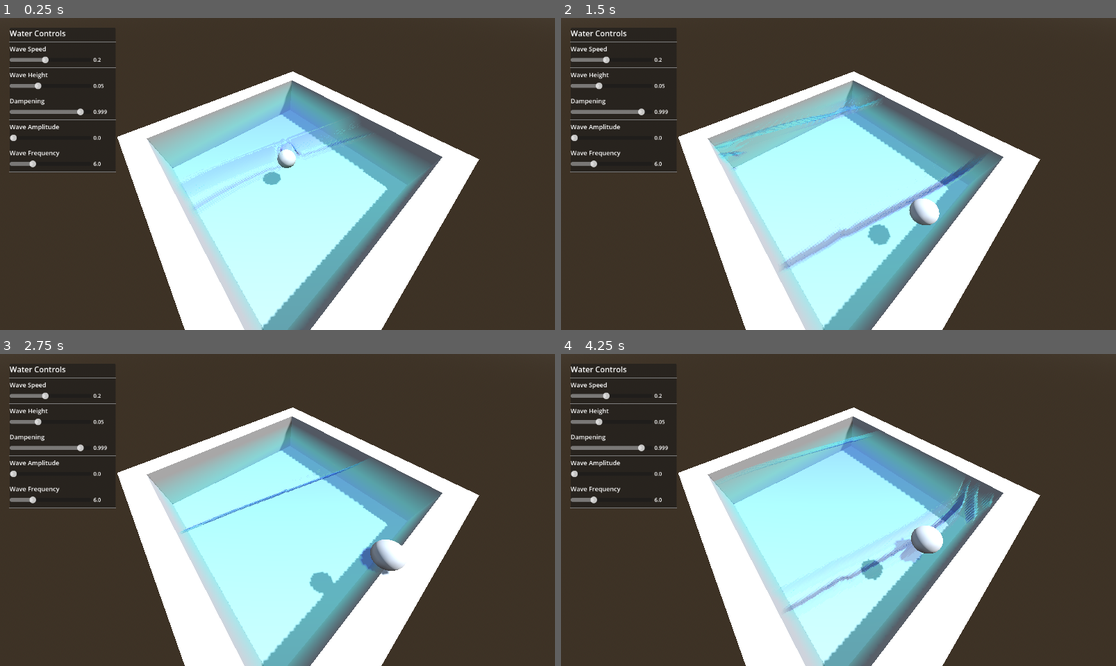
Above: before the commit, frames 1-4 (two rows, left to right).
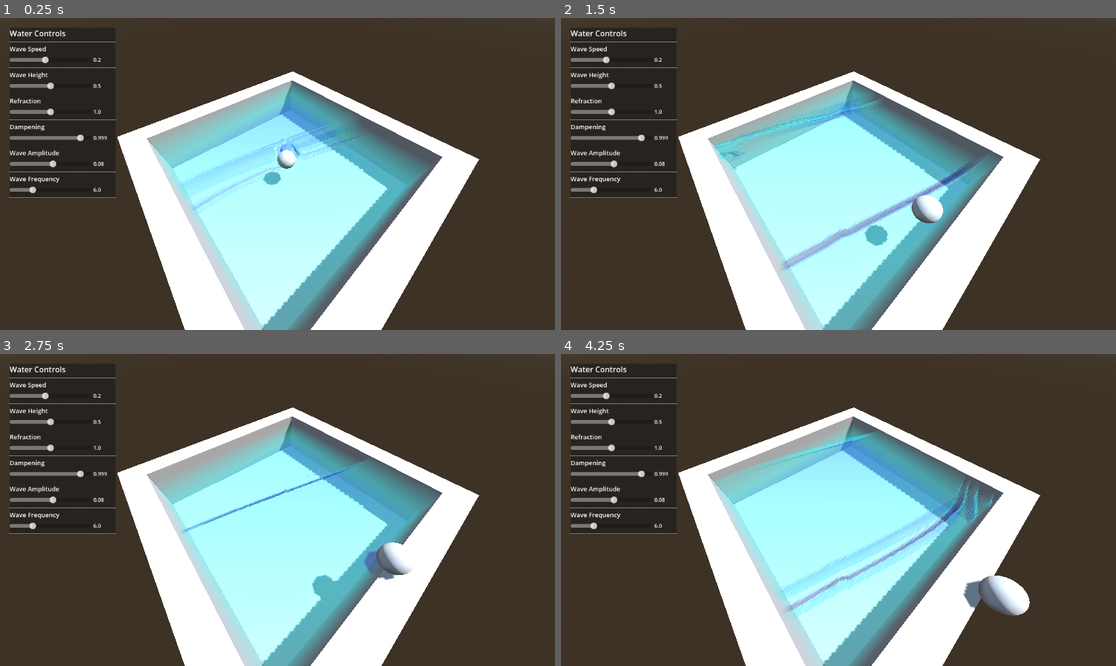
Above: after the commit, the same moments.

Repository: ColinNeary/WaterDemo
Game: Godot game, scene res://Scenes/main.tscn
The game is run twice, just before and just after one commit, with the same random seed, the same clock (stepped at 60 frames per second) and the same inputs.
Inputs (mouse positions are in pixels of both pictures, inside the frame that each line leads up to):
- Up to frame 1 (0.25 s): no input
- Up to frame 2 (1.5 s): move the mouse to (960, 158) at 0.52 s; hold D (move_right) 0.53-1.25 s; tap Space (jump) at 0.6, 0.77, 1.07 s; click (960, 158) at 0.67 s; drag from (727, 189) to (810, 236) at 1.27 s
- Up to frame 3 (2.75 s): move the mouse to (333, 441) at 2.02 s; hold D (move_right) from 2.03 s (still down); tap Space (jump) at 2.1 s
- Up to frame 4 (4.25 s): release D (move_right) at 2.75 s; drag from (810, 572) to (672, 463) at 2.77 s; move the mouse to (1005, 556) at 3.52 s; hold A (move_left) from 3.53 s (still down); tap Space (jump) at 3.6, 3.77, 4.07 s

The runs differ from the first frame. In frame 1, 1.3% of the frame differs, in the area x 1-65%, y 20-63%; in frame 2, 2.0%; in frame 3, 1.6%; in frame 4, 4.5%, in the area x 1-85%, y 20-85%.

Commit message:
fixed couple things

Diff:
--- a/Scenes/Water/water.gd
+++ b/Scenes/Water/water.gd
@@ -21,16 +21,15 @@
 	time += delta
 	material.set_shader_parameter("wave_time", time)
 
-# Takes in a 3D world position and outputs the water level at that coordinate
-# Attempts to copy the existing sine wave injection code in simulate.gdshader
-# TODO: Not working as intended
+const MESH_SIZE := 12.0
+
+# Returns the water surface Y at a given world XZ position.
+# Mirrors the sine wave injection in simulation.gdshader exactly.
 func get_height(world_position: Vector3) -> float:
-	# Convert world position to UV-like coordinates
-	var uv_x = wrapf(world_position.x + time * wave_speed, 0, 1)
-	var uv_y = wrapf(world_position.z + time * wave_speed, 0, 1)
+	var uv_x := world_position.x / MESH_SIZE + 0.5
+	var uv_y := world_position.z / MESH_SIZE + 0.5
 
-
-	var wave1 = sin(uv_x * wave_frequency + time * wave_speed) * wave_amplitude
-	var wave2 = sin((uv_x * 0.7 + uv_y * 0.7) * wave_frequency * 0.8 + time * wave_speed * 0.9) * wave_amplitude * 0.6
+	var wave1 := sin(uv_x * wave_frequency + time * wave_speed) * wave_amplitude
+	var wave2 := sin((uv_x * 0.7 + uv_y * 0.7) * wave_frequency * 0.8 + time * wave_speed * 0.9) * wave_amplitude * 0.6
 
 	return global_position.y + wave1 + wave2
--- a/Scenes/main.gd
+++ b/Scenes/main.gd
@@ -1,22 +1,31 @@
 extends Node3D
 
+var _underwater_mat: ShaderMaterial
+
 func _ready():
-	# Step 1: Remove the water_surface.gdshader override so the original
-	# VisualShader (main.tres) on the PlaneMesh is used instead
-	$Water.set_surface_override_material(0, null)
+	var sim_tex = $Simulation.get_texture()
+	var col_tex = $Collision.get_texture()
 
-	# Step 2: Get the SubViewport output textures
-	var sim_tex = $Simulation.get_texture()  # wave height field output
-	var col_tex = $Collision.get_texture()   # ball position for collision
-
-	# Step 3: Wire the simulation shader feedback loop
-	# sim_tex feeds back into itself (previous frame → current frame)
-	# col_tex tells the shader where the ball is touching water
+	# Wire simulation feedback loop
 	var sim_mat = $Simulation/ColorRect.material as ShaderMaterial
 	sim_mat.set_shader_parameter("sim_tex", sim_tex)
 	sim_mat.set_shader_parameter("col_tex", col_tex)
 
-	# Step 4: Pass the simulation output to the water surface VisualShader
-	# This uses the original main.tres shader (inside the PlaneMesh material)
+	# Use the existing main.tres material — simulation is already wired in Water.tscn
+	# Re-affirm here in case the viewport path needs a runtime push
 	var water_mat = $Water.mesh.surface_get_material(0) as ShaderMaterial
-	water_mat.set_shader_parameter("simulation", sim_tex)
+	if water_mat:
+		water_mat.set_shader_parameter("simulation", sim_tex)
+
+	# PostProcess underwater effect (optional — safe if node missing)
+	var effect = get_node_or_null("PostProcess/UnderwaterEffect")
+	if effect != null:
+		effect.set_anchors_and_offsets_preset(Control.PRESET_FULL_RECT)
+		_underwater_mat = effect.material
+
+func _process(_delta):
+	if _underwater_mat == null:
+		return
+	var cam = get_node("Main Camera")
+	var intensity = clamp(($Water.global_position.y - cam.global_position.y) / 2.0, 0.0, 1.0)
+	_underwater_mat.set_shader_parameter("intensity", intensity)
--- a/Scenes/main.tres
+++ b/Scenes/main.tres
@@ -49,6 +49,11 @@
 
 [sub_resource type="VisualShaderNodeFloatConstant" id="VisualShaderNodeFloatConstant_bqqry"]
 constant = 0.9
+
+[sub_resource type="VisualShaderNodeFloatConstant" id="VisualShaderNodeFloatConstant_uolrr"]
+constant = 0.05
+
+[sub_resource type="VisualShaderNodeFloatConstant" id="VisualShaderNodeFloatConstant_skewb"]
 
 [sub_resource type="VisualShaderNodeTexture2DParameter" id="VisualShaderNodeTexture2DParameter_skewb"]
 parameter_name = "simulation"
@@ -171,4 +176,8 @@
 nodes/fragment/20/position = Vector2(13.333333, 26.666666)
 nodes/fragment/22/node = SubResource("VisualShaderNodeFloatConstant_bqqry")
 nodes/fragment/22/position = Vector2(160, 840)
-nodes/fragment/connections = PackedInt32Array(7, 0, 6, 0, 6, 0, 8, 0, 8, 0, 0, 1, 9, 0, 6, 1, 10, 0, 12, 0, 11, 0, 12, 1, 6, 0, 12, 2, 4, 0, 13, 0, 13, 0, 0, 8, 13, 0, 15, 0, 14, 0, 15, 1, 15, 0, 16, 1, 17, 0, 16, 0, 16, 0, 18, 0, 20, 0, 19, 2, 19, 0, 0, 0, 12, 0, 19, 1, 18, 0, 19, 0, 22, 0, 0, 4)
+nodes/fragment/23/node = SubResource("VisualShaderNodeFloatConstant_uolrr")
+nodes/fragment/23/position = Vector2(40, 520)
+nodes/fragment/24/node = SubResource("VisualShaderNodeFloatConstant_skewb")
+nodes/fragment/24/position = Vector2(-100, 600)
+nodes/fragment/connections = PackedInt32Array(7, 0, 6, 0, 6, 0, 8, 0, 8, 0, 0, 1, 9, 0, 6, 1, 10, 0, 12, 0, 11, 0, 12, 1, 6, 0, 12, 2, 4, 0, 13, 0, 13, 0, 0, 8, 13, 0, 15, 0, 14, 0, 15, 1, 15, 0, 16, 1, 17, 0, 16, 0, 16, 0, 18, 0, 20, 0, 19, 2, 19, 0, 0, 0, 12, 0, 19, 1, 18, 0, 19, 0, 22, 0, 0, 4, 23, 0, 0, 3, 24, 0, 0, 2)
--- a/Scenes/main.tscn
+++ b/Scenes/main.tscn
@@ -6,6 +6,7 @@
 [ext_resource type="PackedScene" uid="uid://bc10pe7dc01y8" path="res://Scenes/Ball/Ball.tscn" id="4_6bp64"]
 [ext_resource type="Script" uid="uid://c55lok0ysoi0u" path="res://scripts/camera_controller.gd" id="4_jjvhh"]
 [ext_resource type="Script" uid="uid://bsrwpbb0c2xu7" path="res://scripts/ui_controller.gd" id="6_21xkr"]
+[ext_resource type="Shader" uid="uid://dsmb4cqccg7o5" path="res://Shaders/underwater_effect.gdshader" id="8_344ge"]
 
 [sub_resource type="ProceduralSkyMaterial" id="ProceduralSkyMaterial_bo1nx"]
 sky_horizon_color = Color(0.66224277, 0.6717428, 0.6867428, 1)
@@ -46,6 +47,10 @@
 
 [sub_resource type="Environment" id="Environment_bo1nx"]
 background_mode = 1
+
+[sub_resource type="ShaderMaterial" id="ShaderMaterial_344ge"]
+shader = ExtResource("8_344ge")
+shader_parameter/intensity = 0.0
 
 [node name="Main" type="Node3D" unique_id=1679696770]
 script = ExtResource("1_8gbba")
@@ -122,3 +127,14 @@
 
 [node name="UI" type="CanvasLayer" parent="." unique_id=833179456]
 script = ExtResource("6_21xkr")
+
+[node name="PostProcess" type="CanvasLayer" parent="." unique_id=762458825]
+layer = -1
+
+[node name="UnderwaterEffect" type="ColorRect" parent="PostProcess" unique_id=1752278586]
+material = SubResource("ShaderMaterial_344ge")
+anchors_preset = -1
+anchor_right = 0.9990001
+anchor_bottom = 1.0
+offset_right = 0.15185547
+offset_bottom = -2.0
--- /dev/null
+++ b/Shaders/underwater_effect.gdshader
@@ -0,0 +1,13 @@
+shader_type canvas_item;
+
+uniform sampler2D screen_texture : hint_screen_texture, repeat_disable, filter_linear;
+uniform float intensity : hint_range(0.0, 1.0) = 0.0;
+
+void fragment() {
+    vec2 uv = SCREEN_UV;
+    uv.x += sin(uv.y * 30.0 + TIME * 3.0) * 0.005 * intensity;
+    vec4 scene = texture(screen_texture, uv);
+    vec3 blue_tint = vec3(0.6, 0.85, 1.0);
+    scene.rgb = mix(scene.rgb, scene.rgb * blue_tint, intensity * 0.6);
+    COLOR = scene;
+}
--- a/Shaders/water_surface.gdshader
+++ b/Shaders/water_surface.gdshader
@@ -3,10 +3,11 @@
 
 // ── Textures ──────────────────────────────────────────────────────────────────
 uniform sampler2D simulation : hint_default_black, filter_linear_mipmap, repeat_enable;
+uniform sampler2D screen_texture : hint_screen_texture, repeat_disable, filter_linear_mipmap;
 
 // ── Wave tuning ───────────────────────────────────────────────────────────────
 uniform float wave_height    : hint_range(0.0, 2.0)  = 0.4;
-uniform float texel_size     : hint_range(0.0005, 0.01) = 0.002; // 1/514 ≈ 0.00195
+uniform float texel_size     : hint_range(0.0005, 0.02) = 0.008;
 
 // ── Water appearance ──────────────────────────────────────────────────────────
 uniform vec4  shallow_color  : source_color = vec4(0.05, 0.45, 0.65, 0.85);
@@ -14,7 +15,8 @@
 uniform float fresnel_power  : hint_range(1.0, 8.0)  = 4.0;
 uniform float roughness_val  : hint_range(0.0, 1.0)  = 0.08;
 uniform float specular_val   : hint_range(0.0, 1.0)  = 0.9;
-uniform float normal_strength: hint_range(0.0, 5.0)  = 2.0;
+uniform float normal_strength     : hint_range(0.0, 30.0) = 15.0;
+uniform float refraction_strength : hint_range(0.0, 0.1)  = 0.02;
 
 // ── Helper: sample height from sim texture ────────────────────────────────────
 float get_height(vec2 uv) {
@@ -53,7 +55,20 @@
     float NdotV  = clamp(dot(NORMAL, VIEW), 0.0, 1.0);
     float fresnel = pow(1.0 - NdotV, fresnel_power);
 
-    ALBEDO    = mix(shallow_color.rgb, deep_color.rgb, fresnel);
+    // Snell's Law refraction: air IOR 1.0 → water IOR 1.333
+    float eta = 1.0 / 1.333;
+    vec3 refracted = refract(-VIEW, NORMAL, eta);
+    vec2 refract_uv = clamp(SCREEN_UV + refracted.xz * refraction_strength, vec2(0.0), vec2(1.0));
+    vec4 refracted_scene = texture(screen_texture, refract_uv);
+
+    float h = get_height(UV);
+    vec3 water_color = mix(shallow_color.rgb, deep_color.rgb, fresnel);
+    // Brighten wave peaks so ripples read clearly regardless of lighting angle
+    water_color += vec3(h * 3.0);
+    // Tint the refraction with water color so it reads as water, not a clear window
+    vec3 tinted_refraction = refracted_scene.rgb * shallow_color.rgb * 2.5;
+    float see_through = (1.0 - fresnel) * 0.2;
+    ALBEDO    = mix(water_color, tinted_refraction, see_through);
     ROUGHNESS = roughness_val;
     SPECULAR  = specular_val;
     METALLIC  = 0.0;
--- a/scripts/ui_controller.gd
+++ b/scripts/ui_controller.gd
@@ -4,10 +4,9 @@
 var water_mat: ShaderMaterial
 
 func _ready():
-	sim_mat = get_node("../Simulation/ColorRect").material as ShaderMaterial
+	sim_mat   = get_node("../Simulation/ColorRect").material as ShaderMaterial
 	water_mat = get_node("../Water").mesh.surface_get_material(0) as ShaderMaterial
 
-	# Build the panel programmatically
 	var panel = PanelContainer.new()
 	panel.position = Vector2(20, 20)
 	add_child(panel)
@@ -16,7 +15,6 @@
 	vbox.custom_minimum_size = Vector2(220, 0)
 	panel.add_child(vbox)
 
-	# Title
 	var title = Label.new()
 	title.text = "Water Controls"
 	title.add_theme_font_size_override("font_size", 16)
@@ -24,22 +22,22 @@
 
 	add_separator(vbox)
 
-	# Sliders
-	add_slider(vbox, "Wave Speed",      "phase",          0.05,  0.4,    0.01,   0.2,  sim_mat)
-	add_slider(vbox, "Wave Height",     "amplitude",      0.0,   0.15,   0.005,  0.05, water_mat)
-	add_slider(vbox, "Dampening",       "attenuation",    0.990, 0.9999, 0.0001, 0.999,sim_mat)
-	add_slider(vbox, "Wave Amplitude",  "wave_amplitude", 0.0,   0.15,   0.005,  0.0,  sim_mat)
-	add_slider(vbox, "Wave Frequency",  "wave_frequency", 1.0,   20.0,   0.5,    6.0,  sim_mat)
+	# sim_mat params match simulation.gdshader uniform names
+	# water_mat params match main.tres VisualShader parameter names
+	add_slider(vbox, "Wave Speed",      "phase",               0.05,  0.4,    0.01,   0.2,   sim_mat)
+	add_slider(vbox, "Wave Height",     "amplitude",           0.0,   1.0,    0.01,   0.5,   water_mat)
+	add_slider(vbox, "Refraction",      "refraction_strength", 0.0,   2.0,    0.05,   1.0,   water_mat)
+	add_slider(vbox, "Dampening",       "attenuation",         0.990, 0.9999, 0.0001, 0.999, sim_mat)
+	add_slider(vbox, "Wave Amplitude",  "wave_amplitude",      0.0,   0.15,   0.005,  0.08,  sim_mat)
+	add_slider(vbox, "Wave Frequency",  "wave_frequency",      1.0,   20.0,   0.5,    6.0,   sim_mat)
 
 
 func add_slider(parent, label_text, param, min_v, max_v, step, default, mat):
-	# Label
 	var label = Label.new()
 	label.text = label_text
 	label.add_theme_font_size_override("font_size", 13)
 	parent.add_child(label)
 
-	# Row with slider + value display
 	var hbox = HBoxContainer.new()
 	parent.add_child(hbox)
 
@@ -51,16 +49,15 @@
 	slider.custom_minimum_size = Vector2(170, 20)
 	hbox.add_child(slider)
 
-	# Value label on the right
 	var val_label = Label.new()
 	val_label.text = str(snappedf(default, step))
 	val_label.custom_minimum_size = Vector2(45, 0)
 	val_label.add_theme_font_size_override("font_size", 11)
 	hbox.add_child(val_label)
 
-	# Connect
 	slider.value_changed.connect(func(v):
-		mat.set_shader_parameter(param, v)
+		if mat != null:
+			mat.set_shader_parameter(param, v)
 		val_label.text = str(snappedf(v, step))
 	)
 
Not shown, added: Shaders/underwater_effect.gdshader.uid
